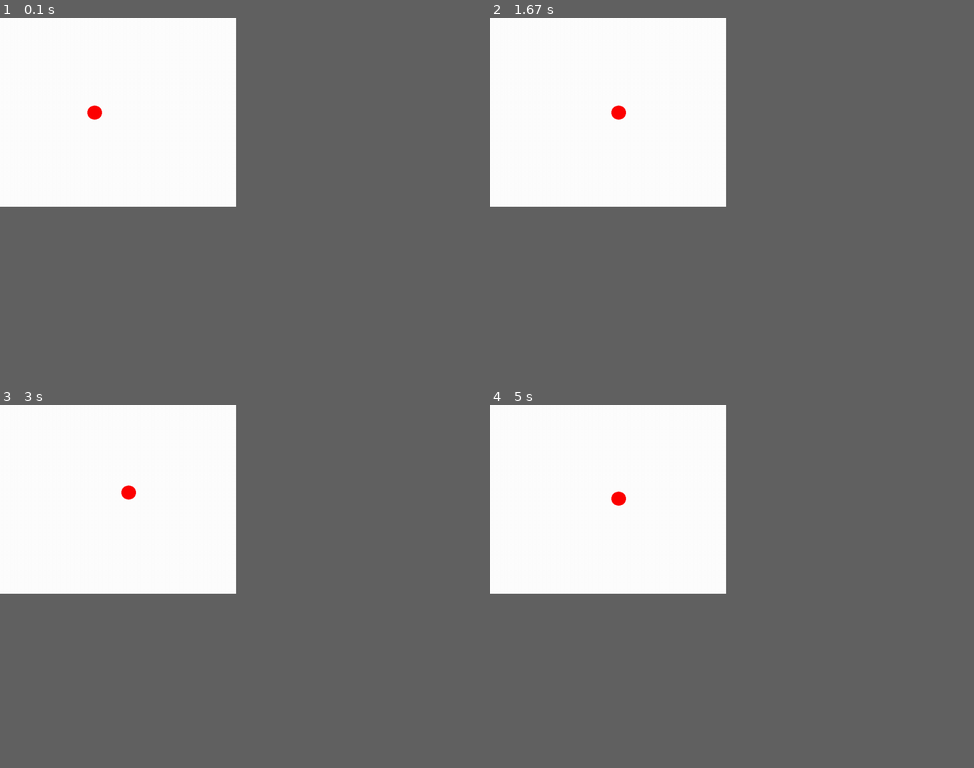
Above: before the commit, frames 1-4 (two rows, left to right).
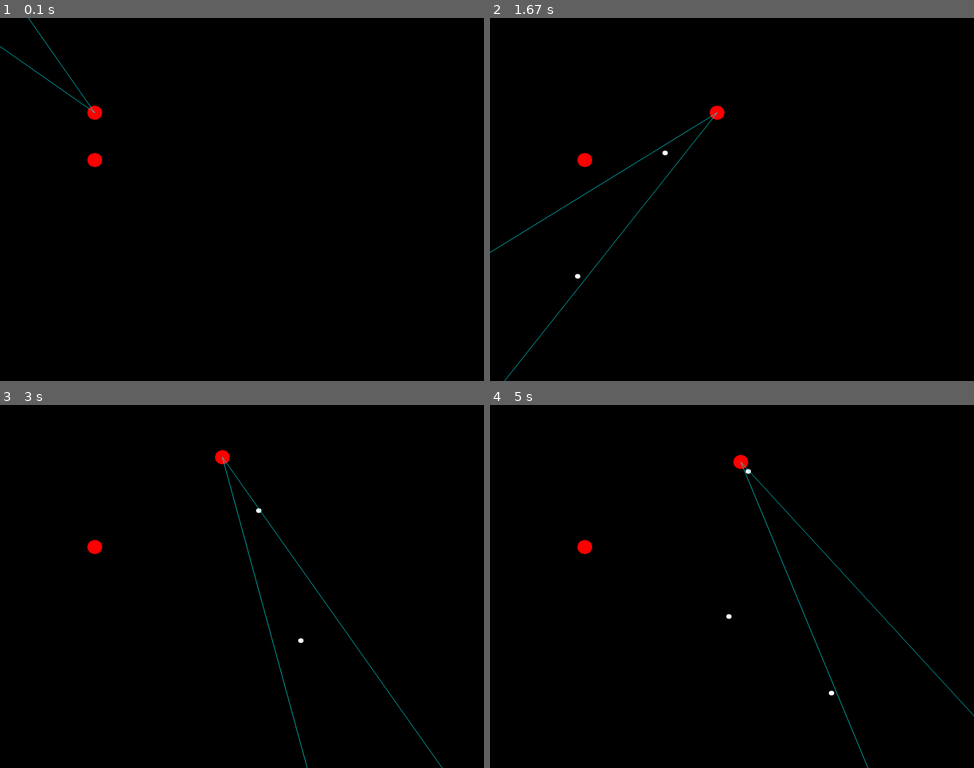
Above: after the commit, the same moments.

Repository: sattfatt/Simple-AI
Game: pygame game, started from pygame1/test.py
The game is run twice, just before and just after one commit, with the same random seed, the same clock (stepped at 60 frames per second) and the same inputs. The source before the commit is Python 2; it was converted automatically to run under Python 3.
Inputs (mouse positions are in pixels of both pictures, inside the frame that each line leads up to):
- Up to frame 1 (0.1 s): no input
- Up to frame 2 (1.67 s): hold Space 0.33-0.8 s; hold D 0.33-0.8 s; move the mouse to (712, 214) at 0.37 s; tap Space at 0.83, 1.23, 1.53 s; hold D 1.17-1.63 s; move the mouse to (615, 203) at 1.2 s
- Up to frame 3 (3 s): hold W 1.67-1.97 s; move the mouse to (91, 532) at 1.7 s; tap Space at 1.73, 2.07, 2.37, 2.57, 2.87 s; hold D 2-2.47 s; move the mouse to (314, 459) at 2.03 s; hold A from 2.5 s (still down); move the mouse to (300, 619) at 2.53 s
- Up to frame 4 (5 s): release A at 3.03 s; hold S 3.07-3.37 s; move the mouse to (741, 463) at 3.1 s; tap Space at 3.13, 3.47, 3.77, 3.9, 4.3, 4.6, 4.97 s; hold A 3.4-3.8 s; move the mouse to (557, 575) at 3.43 s; hold W 3.83-4.2 s; move the mouse to (736, 622) at 3.87 s; hold D 4.23-4.87 s; move the mouse to (717, 524) at 4.27 s; hold S from 4.9 s (still down); move the mouse to (857, 644) at 4.93 s
In our replay, the window is 439x351 before the commit and 900x675 after it. These sizes can differ from the game's own. Grey fills any space a smaller window leaves; there, only what the larger window draws over its background counts as a difference.

The runs differ from the first frame. In frame 1, 25% of the frame differs, in the area x 0-49%, y 0-52%; in frame 2, 26%; in frame 3, 26%; in frame 4, 26%, in the area x 0-100%, y 0-100%.

Commit message:
Added better wasd controls, hitboxes, hit detection, ownership of projectiles, and some color changes

Diff:
--- a/pygame1/test.py
+++ b/pygame1/test.py
@@ -7,16 +7,18 @@
 # main
 
 
-MAXDISPX = 500
-MAXDISPY = 400
+MAXDISPX = 1024
+MAXDISPY = 768
 
 pygame.init()
 
 DISPLAYSURF = pygame.display.set_mode((MAXDISPX,MAXDISPY), 0, 32)
 
+DISPLAYRECT = pygame.Rect(0,0,MAXDISPX,MAXDISPY)
+
 pygame.display.set_caption('Animation')
 
-FPS = 144
+FPS = 60
 fpsClock = pygame.time.Clock()
 
 # ------------- #
@@ -28,8 +30,8 @@
 MOVEUP    = 119
 MOVEDOWN  = 115
 
-MOVESPEED = 1
-PROJVEL   = 3
+MOVESPEED = 5
+PROJVEL   = 15
 
 # ------------- #
 #     colors    #
@@ -40,12 +42,13 @@
 RED   = (255,   0,   0)
 GREEN = (  0, 255,   0)
 BLUE  = (  0,   0, 255)
+CYAN  = (  0, 255, 255)
 
 # ------------- #
 #    surface    #
 # ------------- #
 
-DISPLAYSURF.fill(WHITE)
+DISPLAYSURF.fill(BLACK)
 
 # ------------- #
 #   Classes     #
@@ -53,7 +56,22 @@
 
 
 class Entity:
-    def __init__(self, pos, dir, size, color, surf):
+
+    def __init__(self, pos, dir, size, color, surf, owner):
+        self.prevpos = (0,0)
+
+        self.hit = False
+
+        self.collisioncount = 0
+
+        self.size = size
+
+        self.wedgeMag = 1000
+
+        self.owner = owner
+
+        self.pov = 0
+
         self.pos = np.asarray(pos)
 
         self.dir = float(dir)
@@ -71,32 +89,73 @@
         self.speed = (float(self.speedMag*math.cos(self.dir)),
                       float(self.speedMag*math.sin(self.dir)))
 
-    def spawn(self):
+        self.hitbox = pygame.Rect(self.pos[0] - size, self.pos[1] - size, size, size)
+
+        self.drawhitboxflag = False
+
+
+    def draw(self):
         pygame.gfxdraw.filled_circle(self.SURFACE,
                                      np.round(self.pos[0]).astype(int),
                                      np.round(self.pos[1]).astype(int),
                                      self.size,
                                      self.color)
 
+        self.updateHitbox()
+        if self.drawhitboxflag == True:
+            self.drawHitbox()
+
     def updatePos(self, dpos):
+
         pos = (self.pos + np.round(dpos)).astype(int)
-        pygame.gfxdraw.filled_circle(self.SURFACE, pos[0], pos[1], self.size, self.color)
-        self.pos = pos
+
+        if DISPLAYRECT.collidepoint(pos[0], pos[1]):
+            self.pos = pos
+        #pygame.gfxdraw.filled_circle(self.SURFACE, pos[0], pos[1], self.size, self.color)
+
+
+
+
 
     def updateProjectile(self):
         self.pos = (self.pos + self.speed)
-
-    def updateDir(self, dir):
-        self.dir = dir
 
     def getCursorAngle(self):
         mousepos = np.array(pygame.mouse.get_pos())
         heading = mousepos - self.pos
-        print heading
+        #print heading
         return math.atan2(heading[1], heading[0])
 
+    def drawWedge(self, pov):
+        # creates wedge with variable pov
+        self.pov = pov
+        self.dir = self.getCursorAngle()
+        endpointupper = (self.wedgeMag * math.cos(self.pov / 2 + self.dir) + self.pos[0],
+                         self.wedgeMag * math.sin(self.pov / 2 + self.dir) + self.pos[1])
+        endpointlower = (self.wedgeMag * math.cos(-(self.pov / 2) + self.dir) + self.pos[0],
+                         self.wedgeMag * math.sin(-(self.pov / 2) + self.dir) + self.pos[1])
+        pygame.draw.aaline(DISPLAYSURF, CYAN, self.pos, (endpointupper[0], endpointupper[1]))
+        pygame.draw.aaline(DISPLAYSURF, CYAN, self.pos, (endpointlower[0], endpointlower[1]))
+
+    def updateHitbox(self):
+        self.hitbox = pygame.Rect(self.pos[0] - self.size, self.pos[1] - self.size, self.size*2, self.size*2)
+
+    def drawHitbox(self):
+        pygame.draw.rect(DISPLAYSURF, GREEN, self.hitbox, 2)
+
+    def collisionDetection(self, entity):
+        if self.hitbox.colliderect(entity.hitbox) and self.owner != entity.owner:
+            entity.collisioncount += 1
+            print(entity.owner + ' was hit by ' + self.owner + ' ' + str(entity.collisioncount) + ' time(s).')
+            self.hit = True
+        else:
+            self.hit = False
+
+
+
+
 def removeCondition(entity):
-    if entity.pos[0] <= 0 or entity.pos[1] <= 0 or entity.pos[0] >= MAXDISPX or entity.pos[1] >= MAXDISPY:
+    if entity.pos[0] <= 0 or entity.pos[1] <= 0 or entity.pos[0] >= MAXDISPX or entity.pos[1] >= MAXDISPY or entity.hit:
         return False
     else:
         return True
@@ -105,19 +164,39 @@
 #      main     #
 # ------------- #
 
-bob = Entity((200,200), 1, 15, RED, DISPLAYSURF)
+bob = Entity((200,200), 0, 15, RED, DISPLAYSURF, 'bob')
+joe = Entity((200,300), 0, 15, RED, DISPLAYSURF, 'joe')
 
 projectiles = []
 
-
 hitboxes = []
 
-
 prevkey = 0
+
 hold = False
 
 while True:
-    DISPLAYSURF.fill(WHITE)
+    DISPLAYSURF.fill(BLACK)
+    # movement
+    keys = pygame.key.get_pressed()
+    if keys[K_a]  :
+        prevkey = MOVELEFT
+        #print('left event')
+        bob.updatePos(np.array([-MOVESPEED, 0]))
+    if keys[K_d]:
+        prevkey = MOVERIGHT
+        #print('right event')
+        bob.updatePos(np.array([MOVESPEED, 0]))
+    if keys[K_w]:
+        prevkey = MOVEUP
+        #print('up event')
+        bob.updatePos(np.array([0, -MOVESPEED]))
+    if keys[K_s]:
+        prevkey = MOVEDOWN
+        #print('down event')
+        bob.updatePos(np.array([0, MOVESPEED]))
+    #if keys[K_s] and keys[K_d]:
+     #   bob.updatePos(np.array([MOVESPEED, MOVESPEED]))
 
     # event handling
     for event in pygame.event.get():
@@ -125,46 +204,12 @@
         if event.type == QUIT:
             pygame.quit()
             sys.exit()
+
         if event.type == KEYDOWN:
-            hold = True
-            print(event.key)
-            if event.key == MOVELEFT or (hold & prevkey == MOVELEFT):
-                prevkey = MOVELEFT
-                print('left event')
-                bob.updatePos(np.array([-MOVESPEED,0]))
-            if event.key == MOVERIGHT or (hold & prevkey == MOVERIGHT):
-                prevkey = MOVERIGHT
-                print('left event')
-                bob.updatePos(np.array([MOVESPEED,0]))
-            if event.key == MOVEUP or (hold & prevkey == MOVEUP):
-                prevkey = MOVEUP
-                print('left event')
-                bob.updatePos(np.array([0,-MOVESPEED]))
-            if event.key == MOVEDOWN or (hold & prevkey == MOVEDOWN):
-                prevkey = MOVEDOWN
-                print('left event')
-                bob.updatePos(np.array([0,MOVESPEED]))
-        if event.type == KEYUP:
-            hold = False
-            prevkey = 0
-        if event.type == MOUSEBUTTONDOWN:
-            angle = bob.getCursorAngle()
-            print angle
-            projectiles.append(Entity((bob.pos[0], bob.pos[1]), angle, 5, BLACK, DISPLAYSURF))
-
-    if hold:
-        if prevkey == MOVELEFT or (hold & prevkey == MOVELEFT):
-            print('left event hold')
-            bob.updatePos(np.array([-MOVESPEED, 0]))
-        if prevkey == MOVERIGHT or (hold & prevkey == MOVERIGHT):
-            print('left event hold')
-            bob.updatePos(np.array([MOVESPEED, 0]))
-        if prevkey == MOVEUP or (hold & prevkey == MOVEUP):
-            print('left event hold')
-            bob.updatePos(np.array([0, -MOVESPEED]))
-        if prevkey == MOVEDOWN or (hold & prevkey == MOVEDOWN):
-            print('left event hold')
-            bob.updatePos(np.array([0, MOVESPEED]))
+            if event.key == K_SPACE:
+                angle = bob.getCursorAngle()
+                #print angle
+                projectiles.append(Entity((bob.pos[0], bob.pos[1]), angle, 5, WHITE, DISPLAYSURF, 'bob'))
 
     # projectile handling
     if projectiles:
@@ -174,11 +219,21 @@
 
             proj.updateProjectile()
 
-            proj.spawn()
+            proj.draw()
+            print(proj.pos)
+            proj.collisionDetection(joe)
+            #projectiles[:] = [x for x in projectiles if not bob.collisionDetection(proj)]
+
+
         # remove projectile from list if remove condition is met.
         projectiles[:] = [x for x in projectiles if removeCondition(x)]
+
     # entity handling
-    bob.spawn()
+    bob.draw()
+    bob.drawWedge(math.radians(20))
+    joe.draw()
+
+    #bob.drawWedge(math.radians(20))
 
     pygame.display.update()
     fpsClock.tick(FPS)
